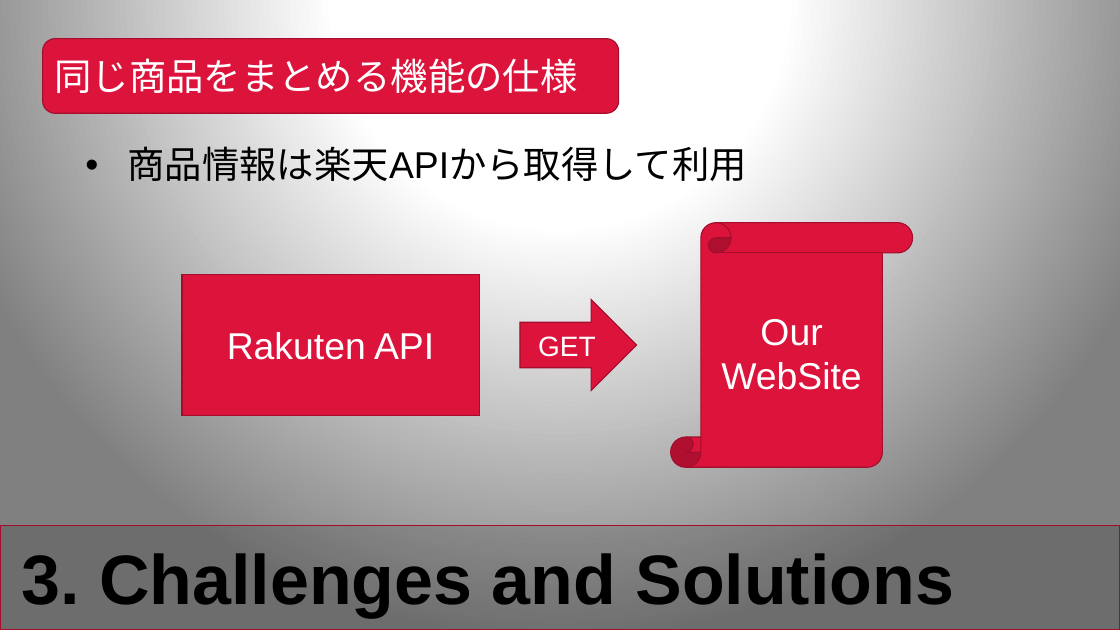
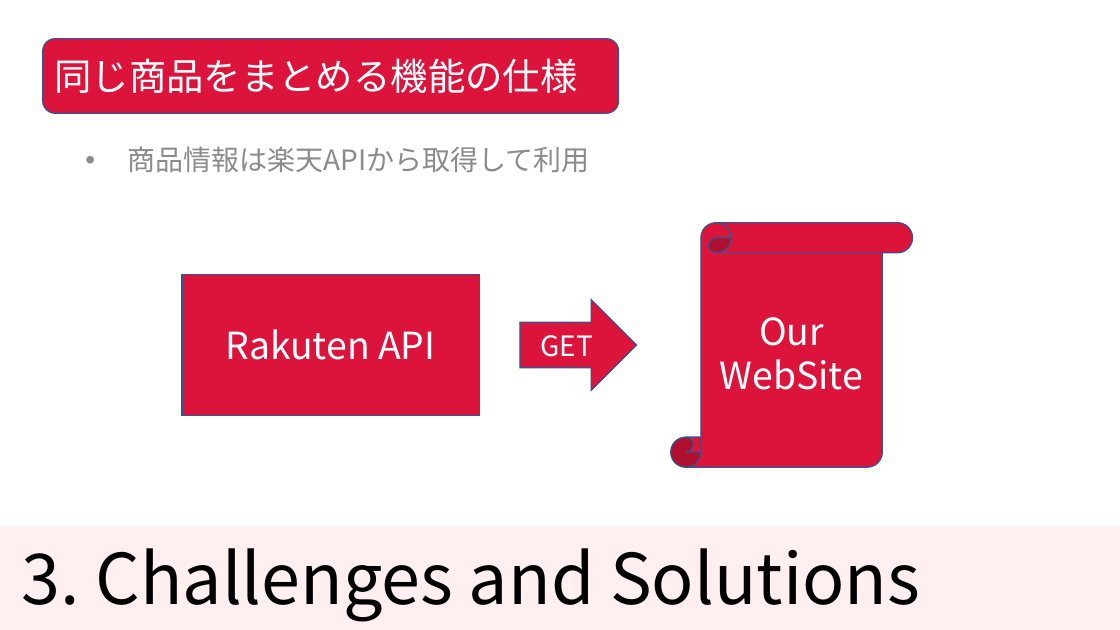
Before and after one commit to KNobuki/Rakuten_fashion, a slide deck: slide 10 of presentation/Presentation.pptx (slide 9 before the commit). Drawn at 1120x630 pixels with LibreOffice and Linux fonts; fonts in the diff are those of the drawing. Boxes give left, top, right and bottom in pixels: in the first picture for what was removed or moved away, otherwise in the second. Text is boxed around its words. In the diff, an @@ line names an element or a change of style, - is before the commit and + after.

Commit message:
changed design

```diff
--- a/presentation/Presentation.pptx
+++ b/presentation/Presentation.pptx
@@ background gradient #FFFFFF to #808080 to #FFFFFF @@
@@ text "商品情報は楽天APIから取得して利用" at (127, 146, 589, 172): size 32 to 24 pt, font Arial to Noto Sans CJK JP, text colour #000000 to #8C8C8C @@
@@ font Arial to Noto Sans CJK JP; outline #A30F2C 1 pt to #325491 1 pt in 4 elements at (43, 39, 619, 113), (182, 275, 480, 415), (520, 300, 637, 391), (670, 223, 912, 467) @@
@@ rectangle at (0, 526, 1120, 630): fill #000000 at 14% opacity to #FF9199 at 14% opacity; outline #A30F2C 1 pt to none @@
@@ title "3. Challenges and Solutions" at (21, 548, 920, 621): font Arial to Noto Sans CJK JP, bold off @@
```
Also in this commit, not shown: 13 other slides changed, 1 slide added.
